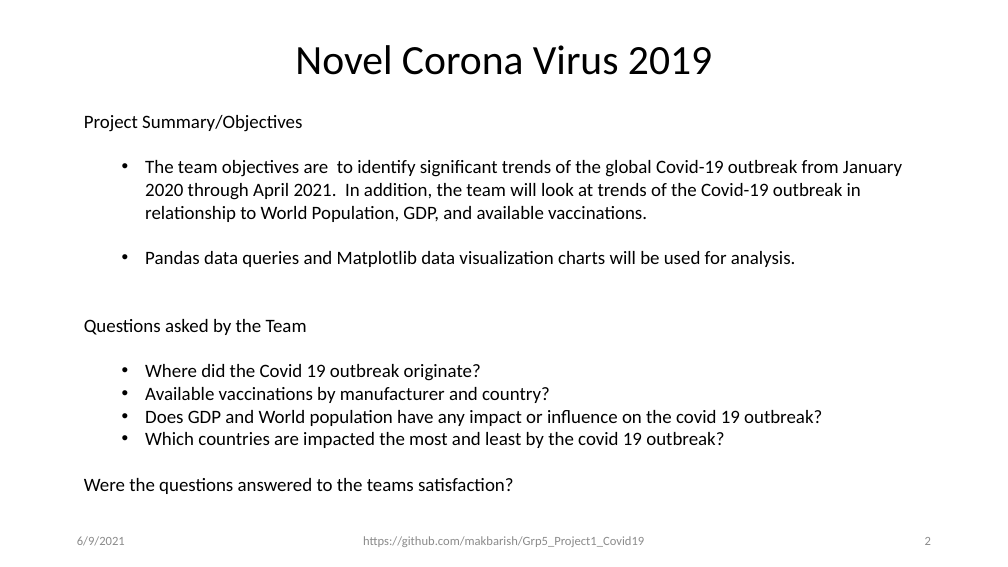
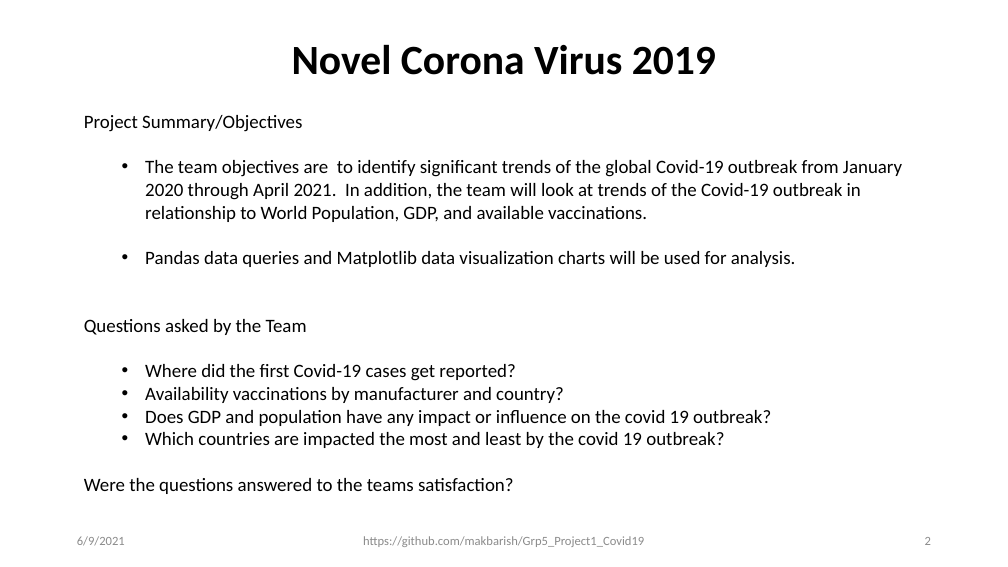
Before and after one commit to makbarish/Grp5_Project1_Covid19, a slide deck: slide 2 of Clay/Novel_Corona_Virus_2019.pptx. Drawn at 1008x567 pixels with LibreOffice and Linux fonts; fonts in the diff are those of the drawing. Boxes give left, top, right and bottom in pixels: in the first picture for what was removed or moved away, otherwise in the second. Text is boxed around its words. In the diff, an @@ line names an element or a change of style, - is before the commit and + after.

Commit message:
udates to the powerpoint project file _ two slides from Revathi have been added

```diff
--- a/Clay/Novel_Corona_Virus_2019.pptx
+++ b/Clay/Novel_Corona_Virus_2019.pptx
@@ title "Novel Corona Virus 2019" at [292, 44, 716, 75]: bold on @@
@@ text at [145, 364, 771, 426]: text changed @@
-  • Where did the Covid 19 outbreak originate?
-  • Available vaccinations by manufacturer and country?
-  • Does GDP and World population have any impact or influence on the covid 19 outbreak?
+  • Where did the first Covid-19 cases get reported?
+  • Availability vaccinations by manufacturer and country?
+  • Does GDP and population have any impact or influence on the covid 19 outbreak?
```
Also in this commit, not shown: 8 other slides changed, 5 slides added, 3 other files.
